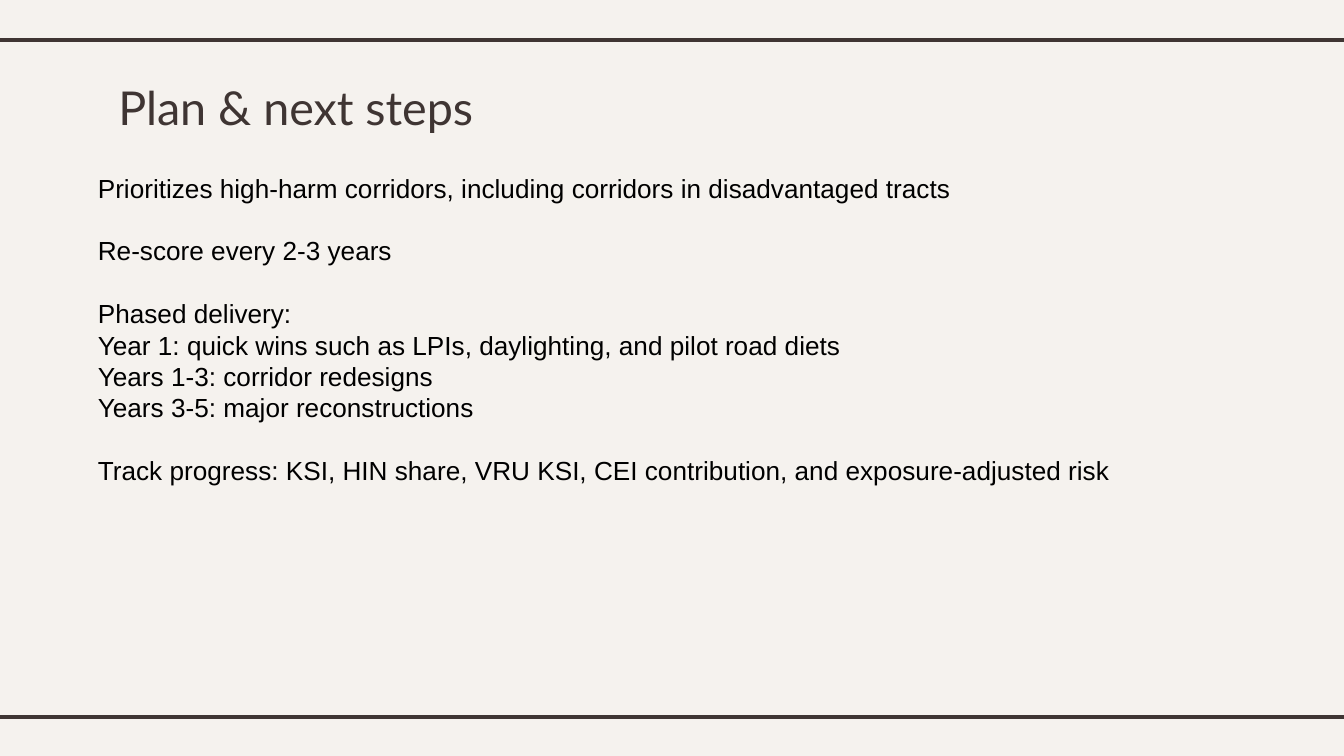
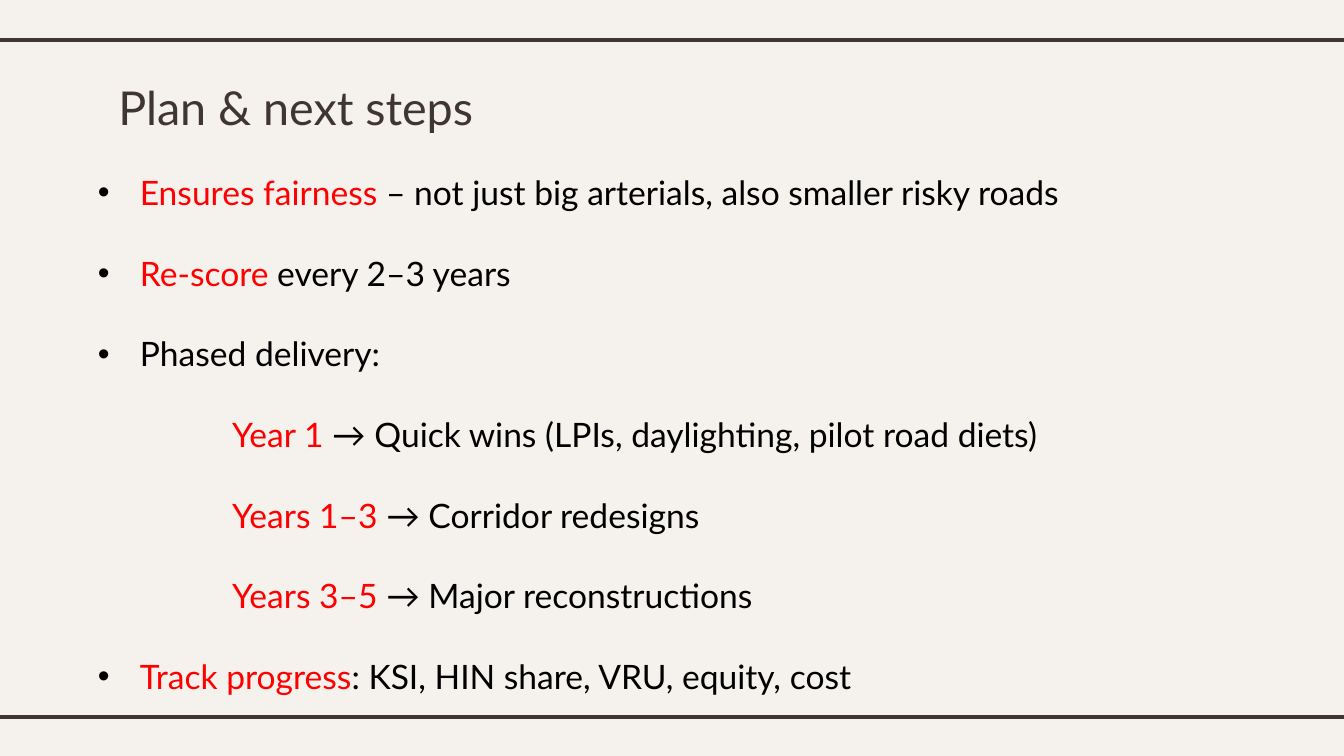
Before and after one commit to dtarek41/montgomery-crash-safety-capstone, a slide deck: slide 26 of deliverables/montgomery_crash_safety_presentation.pptx. Drawn at 1344x756 pixels with LibreOffice and Linux fonts; fonts in the diff are those of the drawing. Boxes give left, top, right and bottom in pixels: in the first picture for what was removed or moved away, otherwise in the second. Text is boxed around its words. In the diff, an @@ line names an element or a change of style, - is before the commit and + after.

```diff
--- a/deliverables/montgomery_crash_safety_presentation.pptx
+++ b/deliverables/montgomery_crash_safety_presentation.pptx
@@ text at [140, 180, 1059, 292]: text changed; size 14 to 18 pt; font Arial to Lato @@
-Prioritizes high-harm corridors, including corridors in disadvantaged tracts
-Re-score every 2-3 years
+• Ensures fairness – not just big arterials, also smaller risky roads
+• Re-score every 2–3 years
@@ text at [140, 341, 380, 372]: size 14 to 18 pt, font Arial to Lato in "Phased delivery:"; bullet none to • @@
@@ text at [140, 421, 1037, 695]: text changed; size 14 to 18 pt; font Arial to Lato @@
-Year 1: quick wins such as LPIs, daylighting, and pilot road diets
-Years 1-3: corridor redesigns
-Years 3-5: major reconstructions
-Track progress: KSI, HIN share, VRU KSI, CEI contribution, and exposure-adjusted risk
+  Year 1 → Quick wins (LPIs, daylighting, pilot road diets)
+Years 1–3 → Corridor redesigns
+Years 3–5 → Major reconstructions
+• Track progress: KSI, HIN share, VRU, equity, cost
```
Also in this commit, not shown: 12 other slides changed, 2 slides added, 2 slides removed, 31 other files.
